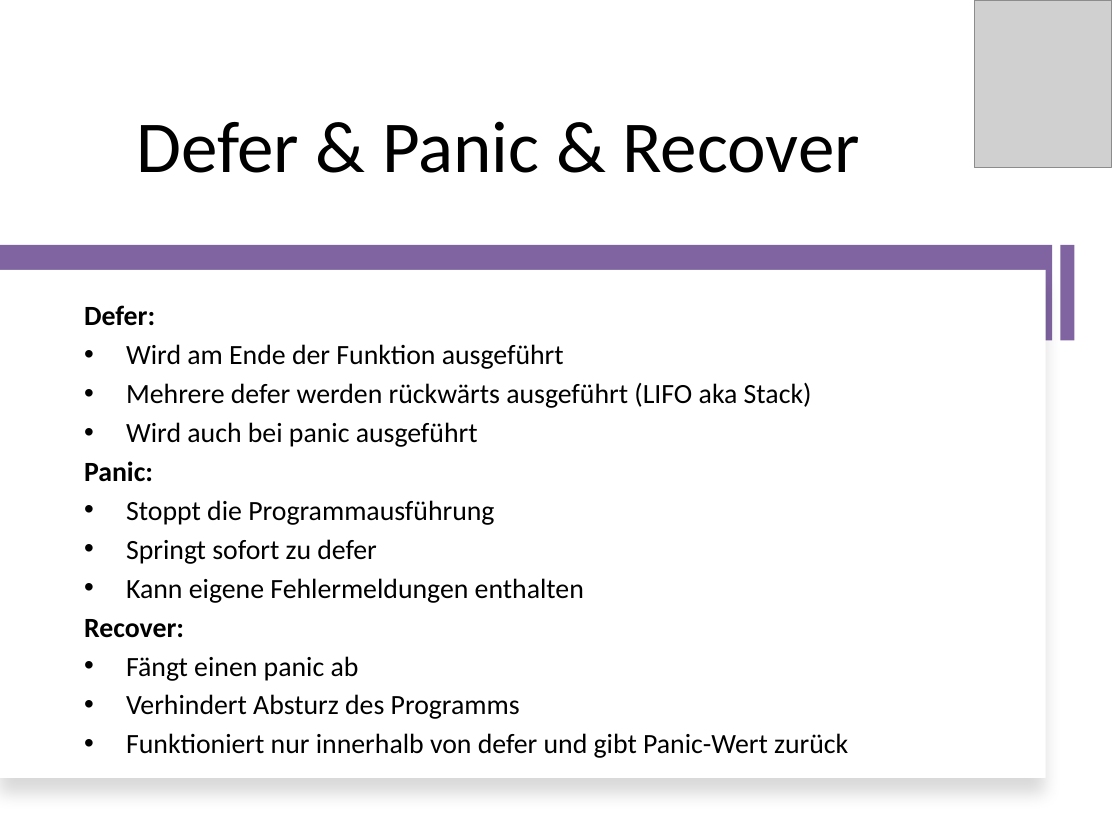
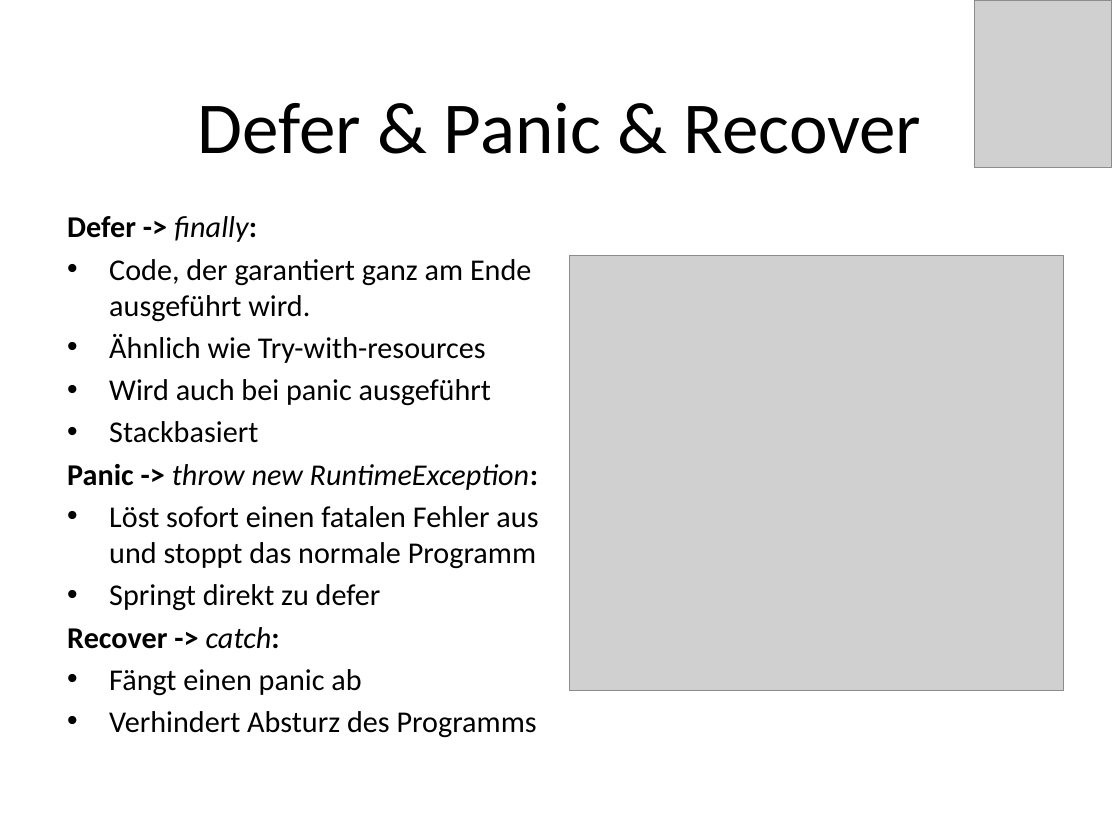
Before and after one commit to RatedNextGen/pcp-go, a slide deck: slide 12 of presentation/GO-Präsi.pptx (slide 10 before the commit). Drawn at 1120x840 pixels with LibreOffice and Linux fonts; fonts in the diff are those of the drawing; grey boxes stand for pictures. Boxes give left, top, right and bottom in pixels: in the first picture for what was removed or moved away, otherwise in the second. Text is boxed around its words. In the diff, an @@ line names an element or a change of style, - is before the commit and + after.

```diff
--- a/presentation/GO-Präsi.pptx
+++ b/presentation/GO-Präsi.pptx
@@ title "Defer & Panic & Recover": place and size @@
-title "Defer & Panic & Recover" at box(136, 121, 860, 173)
+title "Defer & Panic & Recover" at box(198, 102, 922, 154)
@@ text "Defer -> finally:": place and size @@
-text "Defer -> finally:" at box(84, 305, 848, 754)
+text "Defer -> finally:" at box(67, 216, 538, 738)
@@ text at box(67, 216, 531, 363): text changed; size 17.9 to 19.4 pt @@
-Defer:
-• Wird am Ende der Funktion ausgeführt
-• Mehrere defer werden rückwärts ausgeführt (LIFO aka Stack)
+Defer -> finally:
+• Code, der garantiert ganz am Ende ausgeführt wird.
+• Ähnlich wie Try-with-resources
@@ rectangle removed at box(0, 245, 1053, 340) @@
@@ picture added at box(569, 255, 1064, 690) @@
@@ rectangle removed at box(1060, 245, 1074, 340) @@
@@ rectangle removed at box(0, 270, 1046, 778) @@
@@ text at box(109, 379, 537, 738): size 17.9 to 19.4 pt in "Wird auch bei panic ausgeführt", "Fängt einen panic ab", "Verhindert Absturz des Programms" @@
@@ text at box(67, 421, 538, 649): text changed; size 17.9 to 19.4 pt @@
-Panic:
-• Stoppt die Programmausführung
-• Springt sofort zu defer
-• Kann eigene Fehlermeldungen enthalten
-Recover:
+• Stackbasiert
+Panic -> throw new RuntimeException:
+• Löst sofort einen fatalen Fehler aus und stoppt das normale Programm
+• Springt direkt zu defer
+Recover -> catch:
@@ text at box(126, 733, 848, 754): paragraph removed @@
-• Funktioniert nur innerhalb von defer und gibt Panic-Wert zurück
```
Also in this commit, not shown: 6 other slides changed, 2 slides added, 1 other file.
